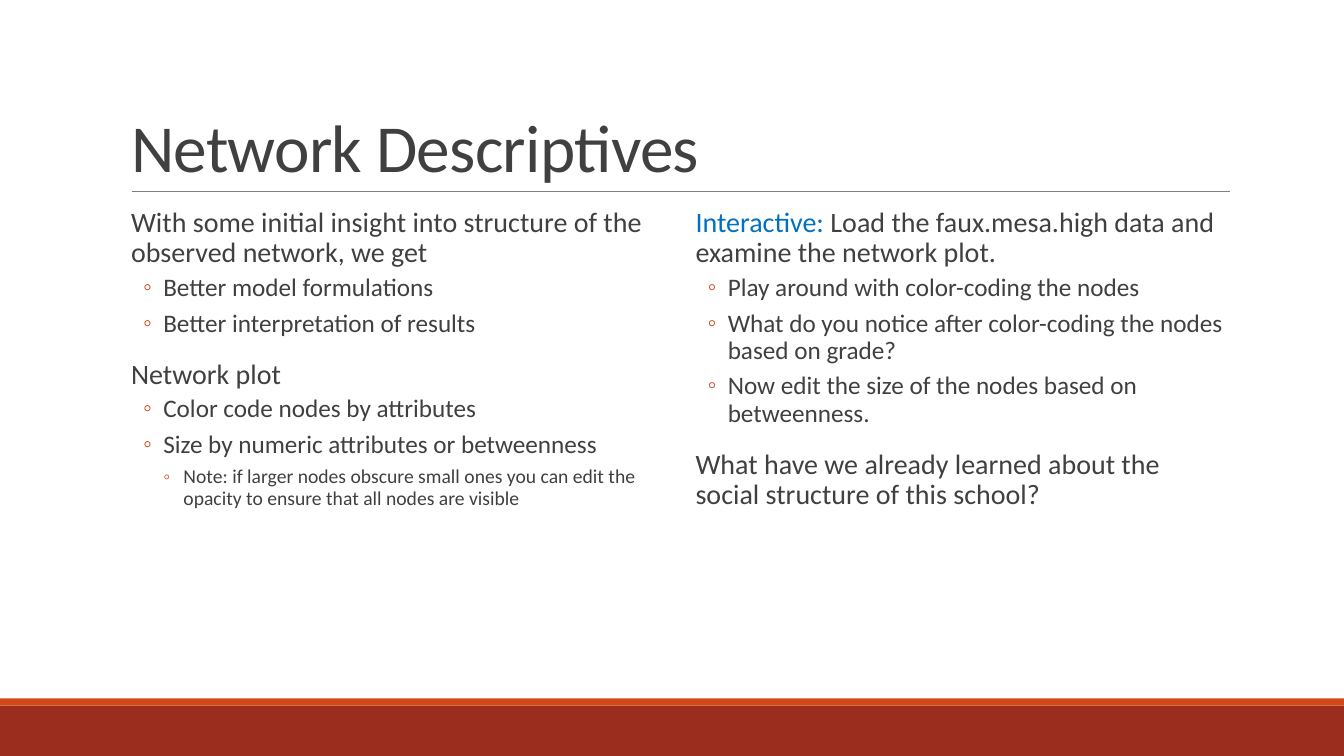
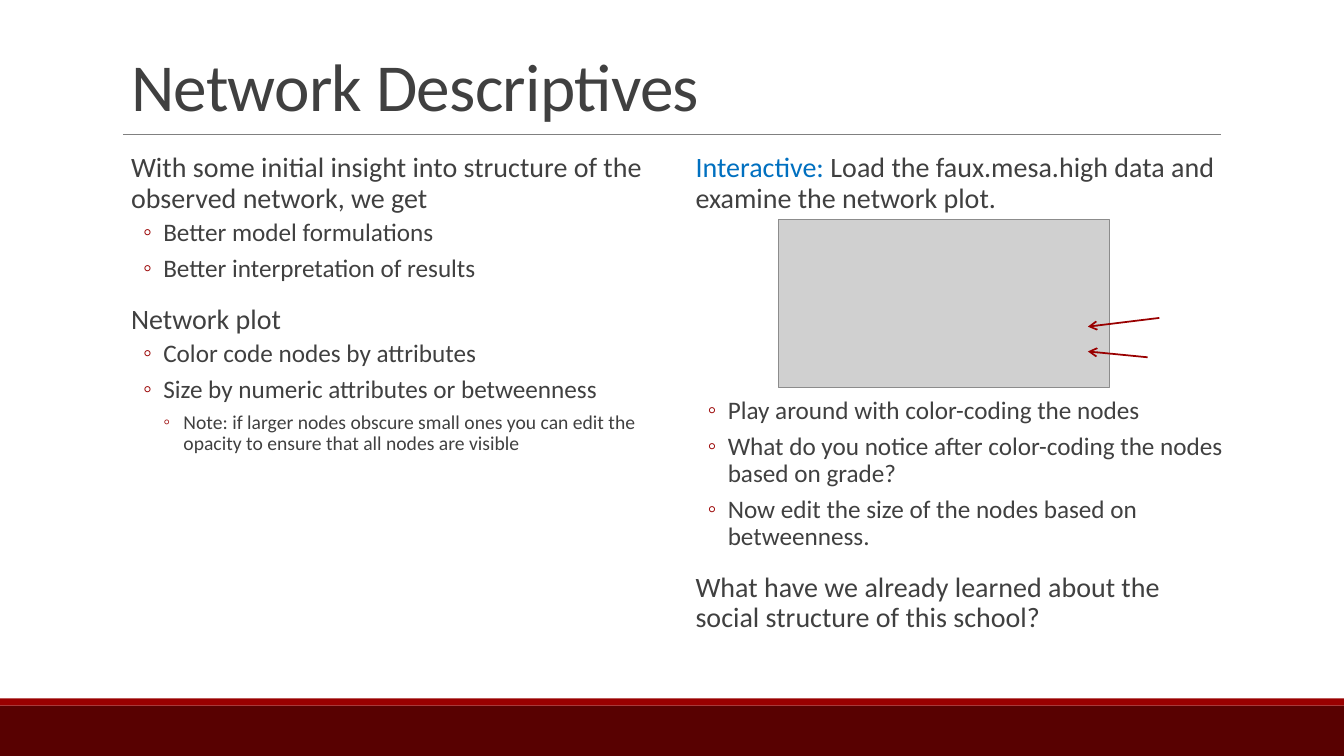
Before and after one commit to ebey/sunbelt2015, a slide deck: slide 8 of statnetWeb_slides.pptx. Drawn at 1344x756 pixels with LibreOffice and Linux fonts; fonts in the diff are those of the drawing; grey boxes stand for pictures. Boxes give left, top, right and bottom in pixels: in the first picture for what was removed or moved away, otherwise in the second. Text is boxed around its words. In the diff, an @@ line names an element or a change of style, - is before the commit and + after.

Commit message:
new images in ppt

```diff
--- a/statnetWeb_slides.pptx
+++ b/statnetWeb_slides.pptx
@@ title "Network Descriptives": place and size @@
-title "Network Descriptives" at box(131, 125, 699, 183)
+title "Network Descriptives" at box(131, 64, 699, 122)
@@ text "With some initial insight into ...": place and size @@
-text "With some initial insight into ..." at box(131, 212, 641, 508)
+text "With some initial insight into ..." at box(131, 157, 641, 453)
@@ text "With some initial insight into ..." at box(131, 157, 641, 453): bullet colour #D34817 to #990000 @@
@@ line moved from (132, 192) - (1231, 192) to (123, 135) - (1222, 135) @@
@@ text "Interactive: Load the faux.mesa.high data ..." at box(696, 157, 1222, 627): bullet colour #D34817 to #990000 @@
@@ text "Interactive: Load the faux.mesa.high data ...": place and size @@
-text "Interactive: Load the faux.mesa.high data ..." at box(696, 212, 1222, 504)
+text "Interactive: Load the faux.mesa.high data ..." at box(696, 157, 1222, 627)
@@ picture added at box(779, 220, 1110, 388) @@
@@ arrow added from (1159, 318) to (1088, 327), #990000 1.25 pt @@
@@ arrow added from (1148, 357) to (1088, 352), #990000 1.25 pt @@
@@ rectangle at box(0, 706, 1344, 756): fill #9B2D1F to #580101 @@
@@ rectangle at box(0, 699, 1344, 706): fill #D34817 to #990000 @@
```
Also in this commit, not shown: 12 other slides changed, 3 other files.
